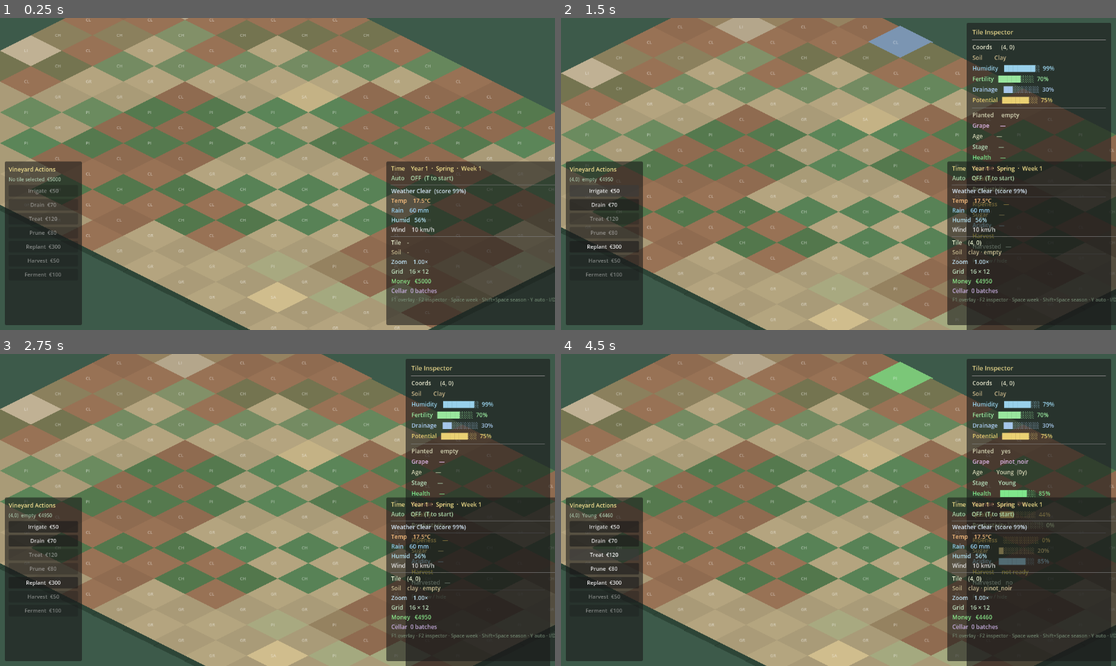
Above: before the commit, frames 1-4 (two rows, left to right).
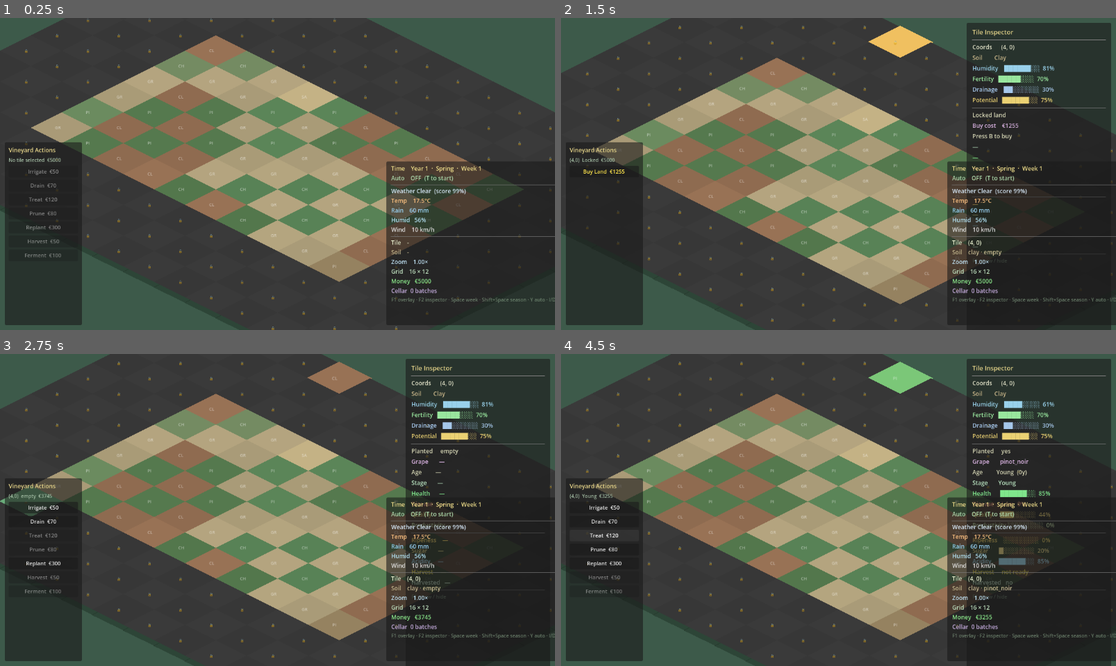
Above: after the commit, the same moments.

Repository: blayres/winery-simulator
Game: Godot game, scene res://scenes/world/World.tscn
Same seed, same stepped clock (60 frames per second), same inputs: the game is played once before the commit and once after it.
Inputs (mouse positions are in pixels of both pictures, inside the frame that each line leads up to):
- Up to frame 1 (0.25 s): no input
- Up to frame 2 (1.5 s): tap Enter at 0.5 s; drag from (899, 21) to (993, 64) at 0.52 s; click (605, 189) at 1.25 s, where only the run before the commit has a clickable "Irrigate €50"
- Up to frame 3 (2.75 s): click (44, 506) at 2 s, where only the run after the commit has a clickable "Buy Land €1255"
- Up to frame 4 (4.5 s): click "Drain €70" at 2.75 s; click "Replant €300" at 3.5 s; click "Treat €120" at 4.25 s

The runs differ from the first frame. In frame 1, 50% of the frame differs, in the area x 0-100%, y 0-100%; in frame 2, 41%; in frame 3, 39%; in frame 4, 39%.

Commit message:
feat: land expansion system

Diff:
--- a/autoload/VineyardActionSystem.gd
+++ b/autoload/VineyardActionSystem.gd
@@ -32,6 +32,7 @@
 const ACTION_REPLANT:  String = "replant"
 const ACTION_HARVEST:  String = "harvest"
 const ACTION_FERMENT:  String = "ferment"
+const ACTION_BUY_LAND: String = "buy_land"
 
 # ─── Public API ───────────────────────────────────────────────────────────────
 
@@ -41,6 +42,8 @@
 	var data: TileSimData = VineyardSimulation.get_tile_data(col, row)
 	if data == null:
 		return "No tile at (%d,%d)." % [col, row]
+	if not data.is_owned:
+		return "Irrigate (%d,%d): tile is locked — buy land first." % [col, row]
 
 	var cost: float = _action_cost("irrigate")
 	if not WineMarket.spend(cost, "irrigate"):
@@ -62,6 +65,8 @@
 	var data: TileSimData = VineyardSimulation.get_tile_data(col, row)
 	if data == null:
 		return "No tile at (%d,%d)." % [col, row]
+	if not data.is_owned:
+		return "Drain (%d,%d): tile is locked — buy land first." % [col, row]
 
 	var cost: float = _action_cost("drain")
 	if not WineMarket.spend(cost, "drain"):
@@ -83,6 +88,8 @@
 	var data: TileSimData = VineyardSimulation.get_tile_data(col, row)
 	if data == null:
 		return "No tile at (%d,%d)." % [col, row]
+	if not data.is_owned:
+		return "Treat (%d,%d): tile is locked — buy land first." % [col, row]
 	if not data.is_planted:
 		return "Treat (%d,%d): no vine planted — nothing to treat." % [col, row]
 
@@ -106,6 +113,8 @@
 	var data: TileSimData = VineyardSimulation.get_tile_data(col, row)
 	if data == null:
 		return "No tile at (%d,%d)." % [col, row]
+	if not data.is_owned:
+		return "Prune (%d,%d): tile is locked — buy land first." % [col, row]
 	if not data.is_planted:
 		return "Prune (%d,%d): no vine planted — nothing to prune." % [col, row]
 
@@ -138,6 +147,8 @@
 	var data: TileSimData = VineyardSimulation.get_tile_data(col, row)
 	if data == null:
 		return "No tile at (%d,%d)." % [col, row]
+	if not data.is_owned:
+		return "Replant (%d,%d): tile is locked — buy land first." % [col, row]
 
 	var cost: float = _action_cost("replant")
 	if not WineMarket.spend(cost, "replant"):
@@ -169,8 +180,11 @@
 
 
 ## Harvest: collects ripe grapes from a tile and creates a GrapeLot.
-## Requires: planted, harvest_ready, health > 0, productivity > 0, not already harvested.
+## Requires: owned, planted, harvest_ready, health > 0, productivity > 0, not already harvested.
 func harvest(col: int, row: int) -> String:
+	var data: TileSimData = VineyardSimulation.get_tile_data(col, row)
+	if data != null and not data.is_owned:
+		return "Harvest (%d,%d): tile is locked — buy land first." % [col, row]
 	var cost: float = _action_cost("harvest")
 	if not WineMarket.spend(cost, "harvest"):
 		return "Harvest (%d,%d): not enough money — need €%.0f." % [col, row, cost]
@@ -188,6 +202,31 @@
 		return "Ferment: not enough money — need €%.0f." % cost
 	var result: String = FermentationManager.ferment(method)
 	action_performed.emit(ACTION_FERMENT, -1, -1, result)
+	return result
+
+
+## Buy Land: purchase a locked tile.
+## Cost is based on the tile's quality_potential (€500–€1500).
+func buy_land(col: int, row: int) -> String:
+	var data: TileSimData = VineyardSimulation.get_tile_data(col, row)
+	if data == null:
+		return "Buy Land (%d,%d): no tile found." % [col, row]
+	if data.is_owned:
+		return "Buy Land (%d,%d): tile already owned." % [col, row]
+
+	var cost: float = VineyardSimulation.calculate_land_cost(col, row)
+	if not WineMarket.spend(cost, "buy land"):
+		return "Buy Land (%d,%d): not enough money — need €%.0f, have €%.0f." % [
+			col, row, cost, WineMarket.get_money()
+		]
+
+	VineyardSimulation.buy_land(col, row)
+
+	var result: String = "Bought tile (%d,%d) for €%.0f.  Money: €%.0f" % [
+		col, row, cost, WineMarket.get_money()
+	]
+	print(result)
+	action_performed.emit(ACTION_BUY_LAND, col, row, result)
 	return result
 
 
--- a/autoload/VineyardSimulation.gd
+++ b/autoload/VineyardSimulation.gd
@@ -64,6 +64,7 @@
 			var data: TileSimData = _create_tile_data(col, row)
 			_tile_data[_key(col, row)] = data
 
+	_assign_starting_ownership(cols, rows)
 	_seed_demo_vines(cols, rows)
 	# Initialize lifecycle stage and productivity for all seeded tiles.
 	_init_lifecycle_for_all()
@@ -123,6 +124,30 @@
 	recompute_quality_public(data)
 	tile_data_changed.emit(data)
 
+
+## Returns the land purchase cost for a tile.
+## Formula: base_cost + quality_potential × quality_range
+## Range: €500 (low quality) – €1500 (high quality).
+func calculate_land_cost(col: int, row: int) -> float:
+	var data: TileSimData = get_tile_data(col, row)
+	if data == null:
+		return 0.0
+	var land_cfg: Dictionary = _get_cfg_section("land")
+	var base: float  = float(land_cfg.get("cost_base",  500.0))
+	var range_: float = float(land_cfg.get("cost_range", 1000.0))
+	return base + data.quality_potential * range_
+
+
+## Purchase a locked tile. Returns true on success, false if already owned or not found.
+## Caller (VineyardActionSystem) is responsible for charging money.
+func buy_land(col: int, row: int) -> bool:
+	var data: TileSimData = get_tile_data(col, row)
+	if data == null or data.is_owned:
+		return false
+	data.is_owned = true
+	tile_data_changed.emit(data)
+	return true
+
 # ─── Save / Load interface ────────────────────────────────────────────────────
 
 ## Serialize all tile sim data for saving.
@@ -142,6 +167,7 @@
 			"drainage":          d.drainage,
 			"disease_risk":      d.disease_risk,
 			"quality_potential": d.quality_potential,
+			"is_owned":          d.is_owned,
 			"is_planted":        d.is_planted,
 			"grape_variety":     d.grape_variety,
 			"vine_age":          d.vine_age,
@@ -185,6 +211,7 @@
 		tile.drainage          = float(d.get("drainage",          tile.drainage))
 		tile.disease_risk      = float(d.get("disease_risk",      tile.disease_risk))
 		tile.quality_potential = float(d.get("quality_potential", tile.quality_potential))
+		tile.is_owned          = bool(d.get("is_owned",           true))
 		tile.is_planted        = bool(d.get("is_planted",         false))
 		tile.grape_variety     = str(d.get("grape_variety",       ""))
 		tile.vine_age          = int(d.get("vine_age",            0))
@@ -480,6 +507,34 @@
 	SimDemoSeeder.seed_vines(self, cols, rows)
 
 
+# ─── Private — starting ownership ────────────────────────────────────────────
+## Marks the central region as owned and outer tiles as locked.
+## The owned region is a rectangle inset by OWNERSHIP_BORDER tiles on each side.
+## All demo-seeded vines are guaranteed to be in the owned region.
+const OWNERSHIP_BORDER: int = 3   # tiles locked on each edge
+
+func _assign_starting_ownership(cols: int, rows: int) -> void:
+	var owned_count: int  = 0
+	var locked_count: int = 0
+	for key: String in _tile_data:
+		var raw: Variant = _tile_data[key]
+		if not raw is TileSimData:
+			continue
+		var tile: TileSimData = raw
+		var in_owned_region: bool = (
+			tile.grid_col >= OWNERSHIP_BORDER and
+			tile.grid_col < cols - OWNERSHIP_BORDER and
+			tile.grid_row >= OWNERSHIP_BORDER and
+			tile.grid_row < rows - OWNERSHIP_BORDER
+		)
+		tile.is_owned = in_owned_region
+		if in_owned_region:
+			owned_count += 1
+		else:
+			locked_count += 1
+	print("VineyardSimulation: ownership set — %d owned, %d locked." % [owned_count, locked_count])
+
+
 ## Sets lifecycle_stage and productivity on all tiles after seeding.
 ## Ensures the inspector shows correct data from frame 1.
 func _init_lifecycle_for_all() -> void:
--- a/data/simulation/vineyard_sim_config.json
+++ b/data/simulation/vineyard_sim_config.json
@@ -78,6 +78,10 @@
       "climate_weight":  0.25
     }
   },
+  "land": {
+    "cost_base":  500.0,
+    "cost_range": 1000.0
+  },
   "climate_effects": {
     "humidity": {
       "rainfall_gain_rate":    0.0015,
--- a/scenes/ui/TileInspectorPanel.gd
+++ b/scenes/ui/TileInspectorPanel.gd
@@ -116,6 +116,25 @@
 	_lbl_fertility.text = "Fertility   %s" % _bar(d.fertility)
 	_lbl_drainage.text  = "Drainage    %s" % _bar(d.drainage)
 	_lbl_potential.text = "Potential   %s" % _bar(d.quality_potential)
+
+	# ── Locked tile — show minimal info and buy prompt ────────────────────
+	if not d.is_owned:
+		var cost: float = VineyardSimulation.calculate_land_cost(d.grid_col, d.grid_row)
+		_lbl_planted.text   = "Locked land"
+		_lbl_grape.text     = "Buy cost    €%.0f" % cost
+		_lbl_age.text       = "Press B to buy"
+		_lbl_lifecycle.text = "—"
+		_lbl_health.text    = "—"
+		_lbl_disease.text   = "—"
+		_lbl_quality.text   = "—"
+		_lbl_prod.text      = "—"
+		_lbl_ripeness.text  = "—"
+		_lbl_sugar.text     = "—"
+		_lbl_acidity.text   = "—"
+		_lbl_harvest.text   = "—"
+		_lbl_harvested.text = "—"
+		_lbl_hint.text      = "F2  show / hide"
+		return
 
 	if d.is_planted:
 		var grape: String = d.grape_variety if d.grape_variety != "" else "unknown"
--- a/scenes/ui/VineyardActionsPanel.gd
+++ b/scenes/ui/VineyardActionsPanel.gd
@@ -19,7 +19,7 @@
 
 # ─── Panel geometry ───────────────────────────────────────────────────────────
 const PANEL_W: float = 160.0
-const PANEL_H: float = 340.0
+const PANEL_H: float = 380.0   # taller to fit Buy Land button
 const MARGIN:  float = 10.0
 
 # ─── Flash colors (match World.gd) ───────────────────────────────────────────
@@ -30,11 +30,13 @@
 const FLASH_REPLANT:  Color = Color(0.55, 1.00, 0.55, 1.0)
 const FLASH_HARVEST:  Color = Color(1.00, 0.85, 0.20, 1.0)
 const FLASH_FERMENT:  Color = Color(0.80, 0.40, 0.90, 1.0)
+const FLASH_BUY_LAND: Color = Color(1.00, 0.90, 0.30, 1.0)   # gold
 
 # ─── Child nodes ──────────────────────────────────────────────────────────────
 @onready var _root_panel:   PanelContainer = $RootPanel
 @onready var _lbl_title:    Label          = $RootPanel/Margin/VBox/Title
 @onready var _lbl_status:   Label          = $RootPanel/Margin/VBox/StatusLabel
+@onready var _btn_buy_land: Button         = $RootPanel/Margin/VBox/BtnBuyLand
 @onready var _btn_irrigate: Button         = $RootPanel/Margin/VBox/BtnIrrigate
 @onready var _btn_drain:    Button         = $RootPanel/Margin/VBox/BtnDrain
 @onready var _btn_treat:    Button         = $RootPanel/Margin/VBox/BtnTreat
@@ -52,6 +54,7 @@
 	_place_panel.call_deferred()
 
 	# Wire button signals.
+	_btn_buy_land.pressed.connect(_on_buy_land_pressed)
 	_btn_irrigate.pressed.connect(_on_irrigate_pressed)
 	_btn_drain.pressed.connect(_on_drain_pressed)
 	_btn_treat.pressed.connect(_on_treat_pressed)
@@ -123,14 +126,40 @@
 	var costs: Dictionary = _costs()
 	var money: float      = WineMarket.get_money()
 
+	# ── Locked tile: show only Buy Land ──────────────────────────────────
+	if not data.is_owned:
+		var land_cost: float = VineyardSimulation.calculate_land_cost(sel.grid_col, sel.grid_row)
+		_lbl_status.text = "(%d,%d)  Locked  €%.0f" % [sel.grid_col, sel.grid_row, money]
+		_btn_buy_land.text     = "Buy Land  €%.0f" % land_cost
+		_btn_buy_land.disabled = money < land_cost
+		_btn_buy_land.visible  = true
+		_btn_irrigate.visible  = false
+		_btn_drain.visible     = false
+		_btn_treat.visible     = false
+		_btn_prune.visible     = false
+		_btn_replant.visible   = false
+		_btn_harvest.visible   = false
+		_btn_ferment.visible   = false
+		return
+
+	# ── Owned tile: show all management actions ───────────────────────────
+	_btn_buy_land.visible  = false
+	_btn_irrigate.visible  = true
+	_btn_drain.visible     = true
+	_btn_treat.visible     = true
+	_btn_prune.visible     = true
+	_btn_replant.visible   = true
+	_btn_harvest.visible   = true
+	_btn_ferment.visible   = true
+
 	# Update button text with costs and disable if unaffordable.
 	_btn_irrigate.text     = "Irrigate  €%d" % int(costs.get("irrigate", 50))
 	_btn_drain.text        = "Drain  €%d"    % int(costs.get("drain",    70))
 	_btn_treat.text        = "Treat  €%d"    % int(costs.get("treat",   120))
 	_btn_prune.text        = "Prune  €%d"    % int(costs.get("prune",    80))
 	_btn_replant.text      = "Replant  €%d"  % int(costs.get("replant", 300))
-	_btn_harvest.text      = "Harvest  €%d"  % int(costs.get("harvest", 100))
-	_btn_ferment.text      = "Ferment  €%d"  % int(costs.get("ferment", 200))
+	_btn_harvest.text      = "Harvest  €%d"  % int(costs.get("harvest",  50))
+	_btn_ferment.text      = "Ferment  €%d"  % int(costs.get("ferment", 100))
 
 	_btn_irrigate.disabled = money < float(costs.get("irrigate", 50))
 	_btn_drain.disabled    = money < float(costs.get("drain",    70))
@@ -142,10 +171,10 @@
 	_btn_harvest.disabled = not (
 		data.is_planted and data.harvest_ready and
 		not data.harvested_this_year
-	) or money < float(costs.get("harvest", 100))
+	) or money < float(costs.get("harvest", 50))
 
 	_btn_ferment.disabled = HarvestManager.get_lot_count() == 0 or \
-			money < float(costs.get("ferment", 200))
+			money < float(costs.get("ferment", 100))
 
 	if data.is_planted:
 		var harvest_hint: String = "  ★" if data.harvest_ready and not data.harvested_this_year else ""
@@ -163,13 +192,22 @@
 
 	_lbl_status.text = "No tile selected  €%.0f" % money
 
+	_btn_buy_land.visible  = false
+	_btn_irrigate.visible  = true
+	_btn_drain.visible     = true
+	_btn_treat.visible     = true
+	_btn_prune.visible     = true
+	_btn_replant.visible   = true
+	_btn_harvest.visible   = true
+	_btn_ferment.visible   = true
+
 	_btn_irrigate.text     = "Irrigate  €%d" % int(costs.get("irrigate", 50))
 	_btn_drain.text        = "Drain  €%d"    % int(costs.get("drain",    70))
 	_btn_treat.text        = "Treat  €%d"    % int(costs.get("treat",   120))
 	_btn_prune.text        = "Prune  €%d"    % int(costs.get("prune",    80))
 	_btn_replant.text      = "Replant  €%d"  % int(costs.get("replant", 300))
-	_btn_harvest.text      = "Harvest  €%d"  % int(costs.get("harvest", 100))
-	_btn_ferment.text      = "Ferment  €%d"  % int(costs.get("ferment", 200))
+	_btn_harvest.text      = "Harvest  €%d"  % int(costs.get("harvest",  50))
+	_btn_ferment.text      = "Ferment  €%d"  % int(costs.get("ferment", 100))
 
 	_btn_irrigate.disabled = true
 	_btn_drain.disabled    = true
@@ -178,10 +216,18 @@
 	_btn_replant.disabled  = true
 	_btn_harvest.disabled  = true
 	_btn_ferment.disabled  = HarvestManager.get_lot_count() == 0 or \
-			money < float(costs.get("ferment", 200))
+			money < float(costs.get("ferment", 100))
 
 
 # ─── Private — button handlers ────────────────────────────────────────────────
+
+func _on_buy_land_pressed() -> void:
+	var sel: VineyardTile = _get_selected()
+	if sel == null:
+		return
+	VineyardActionSystem.buy_land(sel.grid_col, sel.grid_row)
+	sel.flash_action(FLASH_BUY_LAND)
+
 
 func _on_irrigate_pressed() -> void:
 	var sel: VineyardTile = _get_selected()
--- a/scenes/ui/VineyardActionsPanel.tscn
+++ b/scenes/ui/VineyardActionsPanel.tscn
@@ -7,8 +7,8 @@
 script = ExtResource("1")
 
 [node name="RootPanel" type="PanelContainer" parent="."]
-position = Vector2(10, 380)
-size = Vector2(160, 340)
+position = Vector2(10, 340)
+size = Vector2(160, 380)
 
 [node name="Margin" type="MarginContainer" parent="RootPanel"]
 layout_mode = 1
@@ -36,6 +36,14 @@
 theme_override_font_sizes/font_size = 10
 text = "No tile selected"
 autowrap_mode = 3
+
+[node name="BtnBuyLand" type="Button" parent="RootPanel/Margin/VBox"]
+layout_mode = 2
+theme_override_colors/font_color = Color(1.0, 0.90, 0.30, 1)
+theme_override_font_sizes/font_size = 11
+visible = false
+disabled = true
+text = "Buy Land  [B]"
 
 [node name="BtnIrrigate" type="Button" parent="RootPanel/Margin/VBox"]
 layout_mode = 2
--- a/scenes/world/World.gd
+++ b/scenes/world/World.gd
@@ -164,6 +164,7 @@
 ##   Y                → toggle auto-advance  (was T — freed for Treat Disease)
 ##
 ## Vineyard action hotkeys (selected tile only):
+##   B  → Buy Land      (locked tiles only)
 ##   I  → Irrigate      (raise humidity)
 ##   D  → Drain         (lower humidity)
 ##   T  → Treat Disease (reduce disease risk — planted only)
@@ -226,6 +227,11 @@
 	var row: int = sel.grid_row
 
 	match k.keycode:
+		KEY_B:
+			# Buy land — only works on locked tiles.
+			var result: String = VineyardActionSystem.buy_land(col, row)
+			print("Buy Land: %s" % result)
+			get_viewport().set_input_as_handled()
 		KEY_I:
 			var result: String = VineyardActionSystem.irrigate(col, row)
 			_flash_tile(sel, FLASH_IRRIGATE)
--- a/scripts/SimDemoSeeder.gd
+++ b/scripts/SimDemoSeeder.gd
@@ -36,7 +36,7 @@
 
 			# Call public API — SimDemoSeeder never accesses private members.
 			var data: TileSimData = sim.get_tile_data(col, row)
-			if data == null or data.is_planted:
+			if data == null or data.is_planted or not data.is_owned:
 				continue
 
 			data.is_planted    = true
--- a/scripts/TileSimData.gd
+++ b/scripts/TileSimData.gd
@@ -90,10 +90,20 @@
 ## Prevents double-harvesting. Reset to false at year transition.
 @export var harvested_this_year: bool = false
 
+# ─── Ownership ────────────────────────────────────────────────────────────────
+## Whether the player owns this tile.
+## Locked tiles (is_owned = false) cannot be planted, managed, or harvested.
+## Ownership is purchased via VineyardActionSystem.buy_land().
+@export var is_owned: bool = true
+
 # ─── Helpers ──────────────────────────────────────────────────────────────────
 
 ## Returns a human-readable summary string for debug display.
 func summary() -> String:
+	if not is_owned:
+		return "[%d,%d] LOCKED  soil=%s  quality_potential=%.2f" % [
+			grid_col, grid_row, soil_type, quality_potential
+		]
 	var planted_str: String = grape_variety if is_planted else "empty"
 	var ripe_str: String = "  ripe=%.2f sug=%.2f acid=%.2f%s" % [
 		ripeness, sugar_level, acidity_level,
--- a/scripts/TileVisualController.gd
+++ b/scripts/TileVisualController.gd
@@ -49,6 +49,11 @@
 const OUTLINE_SICK:        Color = Color("7a6020")
 const OUTLINE_HARVEST:     Color = Color("c8a020")   # golden — harvest ready
 
+# ─── Locked tile color ────────────────────────────────────────────────────────
+## Locked tiles are desaturated and darkened to signal they are unavailable.
+const LOCKED_COLOR:   Color = Color("3a3a3a")
+const LOCKED_OUTLINE: Color = Color("252525")
+
 # ─── Public API ───────────────────────────────────────────────────────────────
 
 ## Computes the base polygon color for a tile given its sim data.
@@ -56,6 +61,13 @@
 static func compute_base_color(data: TileSimData, checkerboard: bool) -> Color:
 	if data == null:
 		return SOIL_COLOR_DEFAULT
+
+	# Locked tiles: dark, desaturated, clearly unavailable.
+	if not data.is_owned:
+		var locked: Color = LOCKED_COLOR
+		if checkerboard:
+			locked = locked.darkened(0.05)
+		return locked
 
 	# Start from soil color.
 	var base: Color = SOIL_COLORS.get(data.soil_type, SOIL_COLOR_DEFAULT)
@@ -99,6 +111,8 @@
 static func compute_outline_color(data: TileSimData) -> Color:
 	if data == null:
 		return OUTLINE_EMPTY
+	if not data.is_owned:
+		return LOCKED_OUTLINE
 	if data.is_planted and data.harvest_ready:
 		return OUTLINE_HARVEST
 	if data.is_planted and data.vine_health < 0.35:
@@ -112,6 +126,8 @@
 static func tile_label(data: TileSimData) -> String:
 	if data == null:
 		return "?"
+	if not data.is_owned:
+		return "🔒"
 	if not data.is_planted:
 		return data.soil_type.substr(0, 2).to_upper()
 	return data.grape_variety.substr(0, 2).to_upper() if data.grape_variety != "" else "V"
